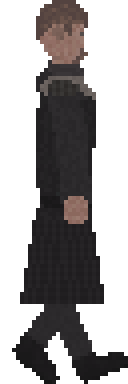
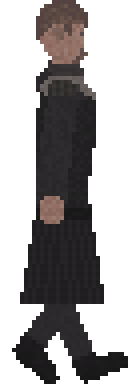
The second 128x384 image is a revision of the first. Changes to its layers:
renamed "Background" to "macbeth_walk.png", painted on it over <box>36,108,92,224</box>
